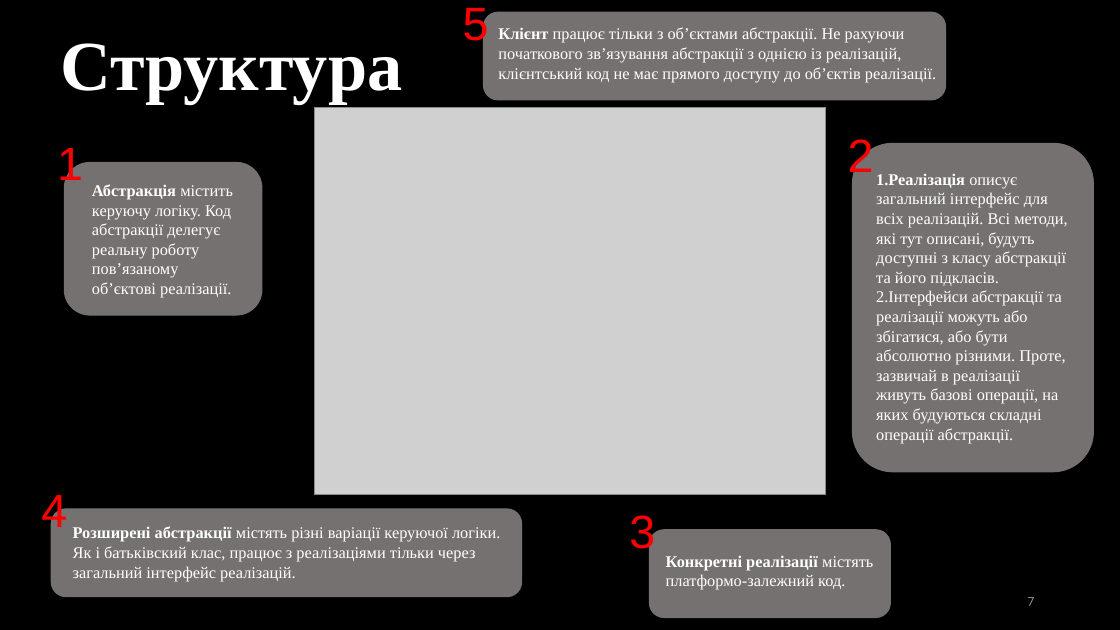
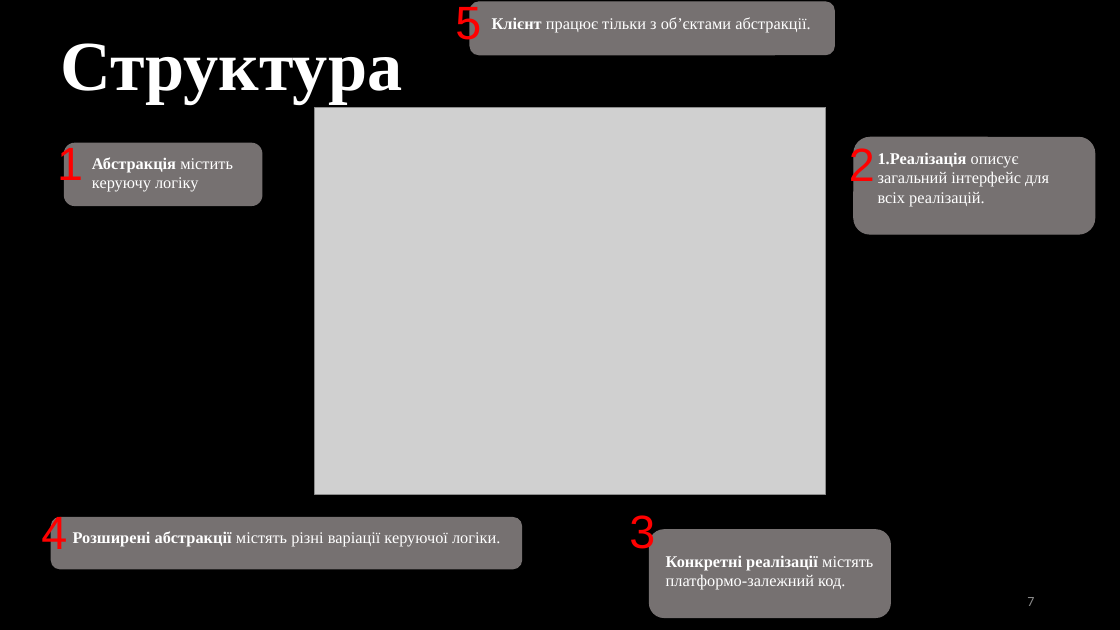
Before and after one commit to yukage1/-programming-technology-stack, a slide deck: slide 7 of Патерн Міст.pptx. Drawn at 1120x630 pixels with LibreOffice and Linux fonts; fonts in the diff are those of the drawing; grey boxes stand for pictures. Boxes give left, top, right and bottom in pixels: in the first picture for what was removed or moved away, otherwise in the second. Text is boxed around its words. In the diff, an @@ line names an element or a change of style, - is before the commit and + after.

```diff
--- a/Патерн Міст.pptx
+++ b/Патерн Міст.pptx
@@ text "5" rewrapped from (463,8,489,49) to (455,2,481,48) @@
@@ rounded rectangle: place and size @@
-rounded rectangle at (484,13,946,100)
+rounded rectangle at (471,2,835,55)
@@ text at (492,17,810,33): text changed @@
-Клієнт працює тільки з об’єктами абстракції. Не рахуючи початкового зв’язування абстракції з однією із реалізацій, клієнтський код не має прямого доступу до об’єктів реалізації.
+Клієнт працює тільки з об’єктами абстракції.
@@ text "1" rewrapped from (57,148,83,190) to (57,144,83,190) @@
@@ rounded rectangle: place and size @@
-rounded rectangle at (65,162,262,315)
+rounded rectangle at (65,144,262,206)
@@ text "2": place and size @@
-text "2" at (848,135,874,181)
+text "2" at (849,144,875,190)
@@ rounded rectangle: place and size @@
-rounded rectangle at (853,144,1094,472)
+rounded rectangle at (854,137,1096,234)
@@ text at (92,157,233,192): text changed @@
-Абстракція містить керуючу логіку. Код абстракції делегує реальну роботу пов’язаному об’єктові реалізації.
+Абстракція містить керуючу логіку
@@ text at (878,152,1049,207): text changed @@
-1. Реалізація описує загальний інтерфейс для всіх реалізацій. Всі методи, які тут описані, будуть доступні з класу абстракції та його підкласів.
-2. Інтерфейси абстракції та реалізації можуть або збігатися, або бути абсолютно різними. Проте, зазвичай в реалізації живуть базові операції, на яких будуються складні операції абстракції.
+1. Реалізація описує загальний інтерфейс для всіх реалізацій.
@@ text "4": place and size @@
-text "4" at (41,490,67,536)
+text "4" at (41,512,67,558)
@@ rounded rectangle: place and size @@
-rounded rectangle at (51,509,522,597)
+rounded rectangle at (51,518,522,569)
@@ text at (73,531,500,547): text changed @@
-Розширені абстракції містять різні варіації керуючої логіки. Як і батьківский клас, працює з реалізаціями тільки через загальний інтерфейс реалізацій.
+Розширені абстракції містять різні варіації керуючої логіки.
```
Also in this commit, not shown: 4 other slides changed, 1 slide removed, 2 other files.
